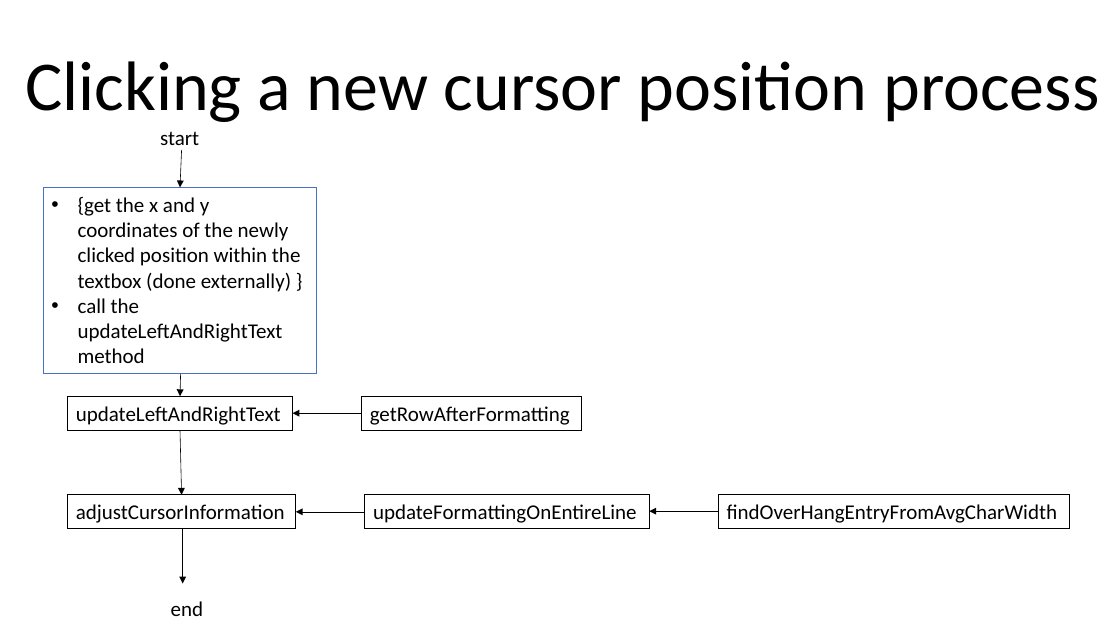
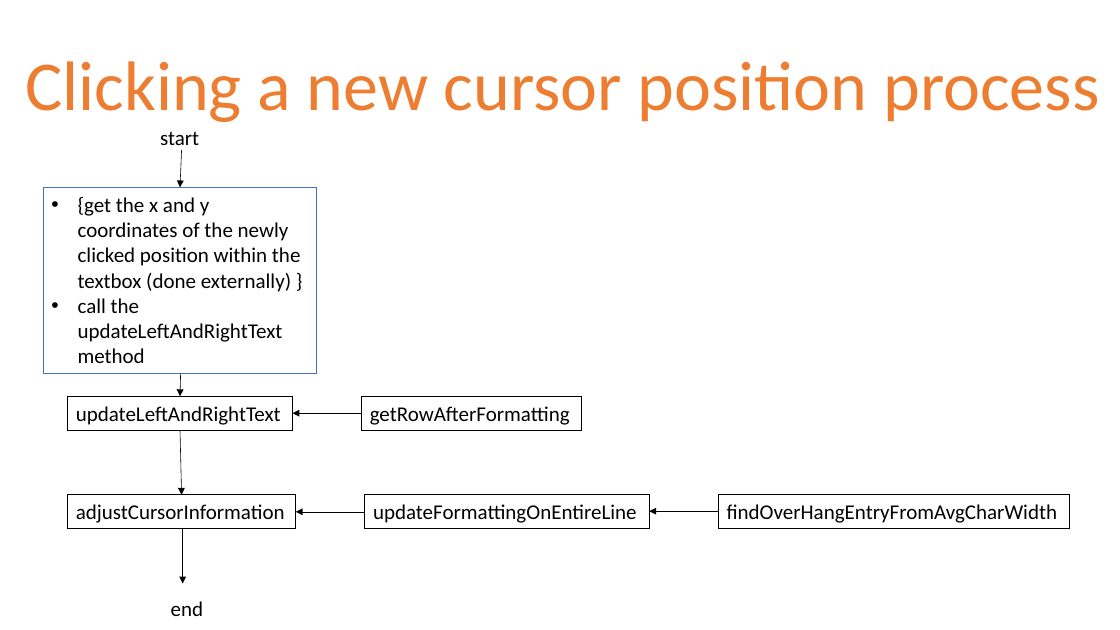
Before and after one commit to L-Holmes/PowerPoint-Quiz-Generator, a slide deck: slide 20 of textbox guide.pptx (slide 1 before the commit). Drawn at 1120x630 pixels with LibreOffice and Linux fonts; fonts in the diff are those of the drawing. Boxes give left, top, right and bottom in pixels: in the first picture for what was removed or moved away, otherwise in the second. Text is boxed around its words. In the diff, an @@ line names an element or a change of style, - is before the commit and + after.

```diff
--- a/textbox guide.pptx
+++ b/textbox guide.pptx
@@ text "Clicking a new cursor position ..." at [25,61,1099,122]: text colour #000000 to #ED7D31 @@
```
Also in this commit, not shown: 3 other slides changed, 20 slides added, 1 slide removed, 1 other file.
